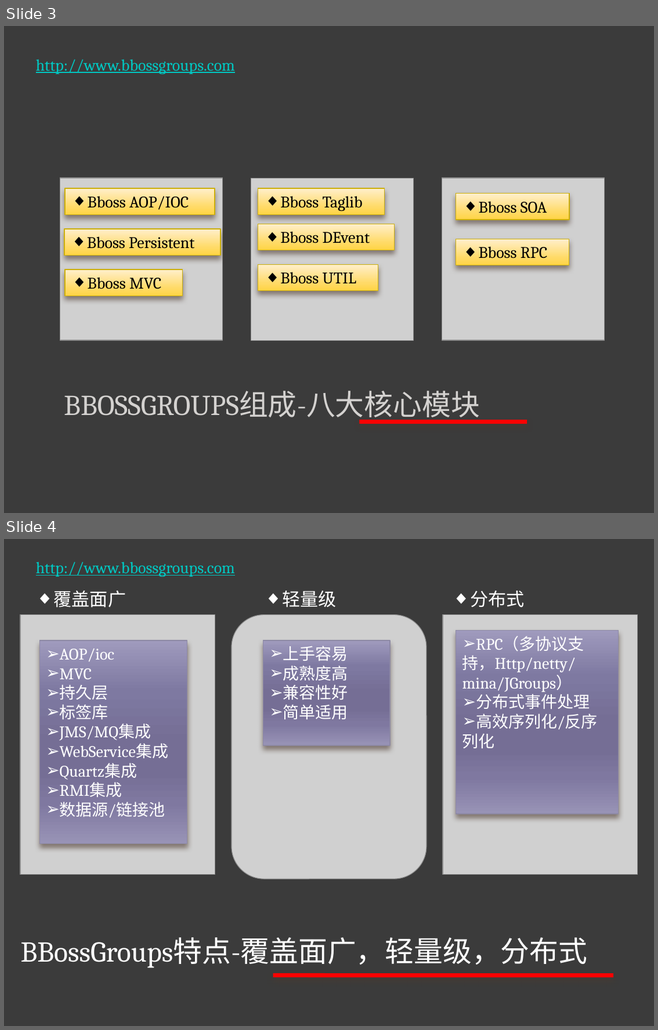
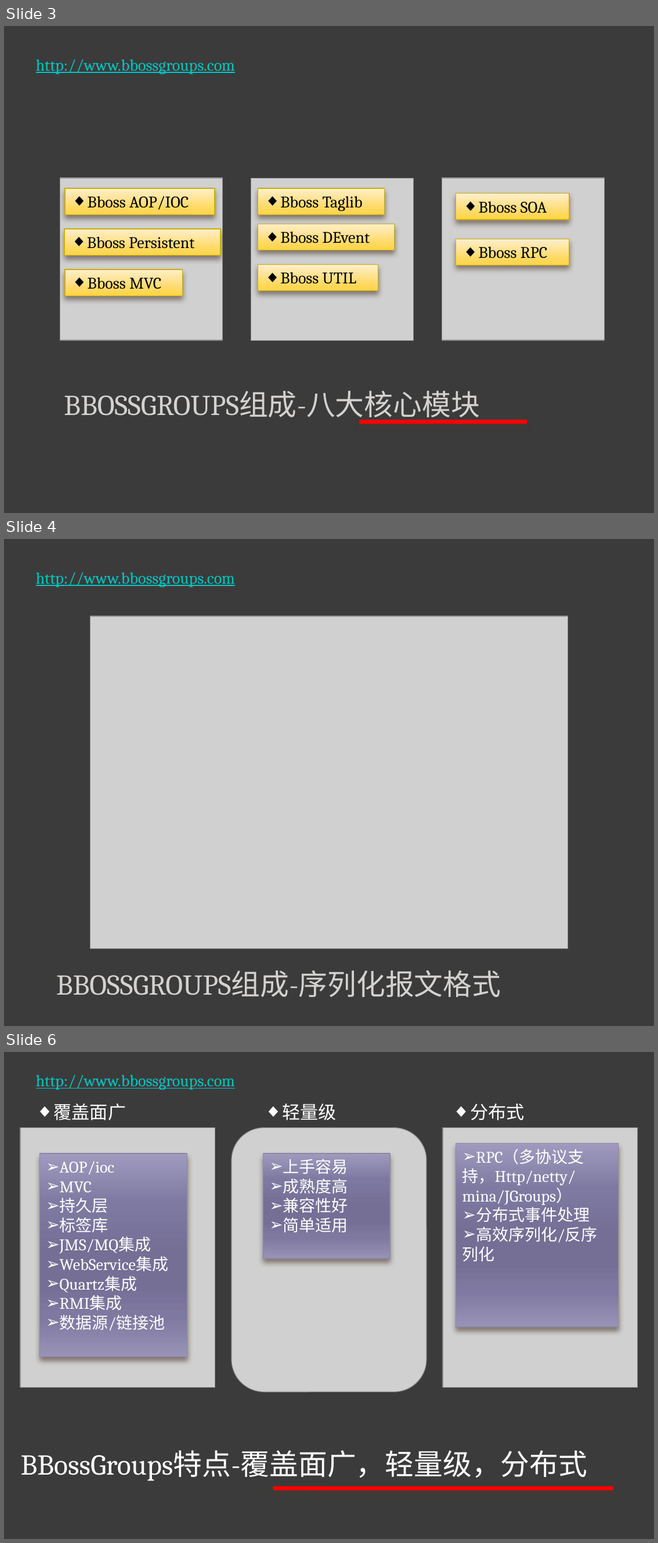
Before and after one commit to bbossgroups/bboss, a slide deck: 文档/Bbossgroups演示文档.pptx. Shown one above the other, each under a label of ours: slides 3 and 4 before the commit, slides 3, 4 and 6 after it; the slides between them are not shown. The pictures are 658x1030 and 658x1543 pixels, drawn with LibreOffice and Linux fonts; fonts in the diff are those of the drawing; grey boxes stand for pictures. Boxes give left, top, right and bottom in pixels: in the first picture for what was removed or moved away, otherwise in the second. Text is boxed around its words. In the diff, an @@ line names an element or a change of style, - is before the commit and + after.

```diff
--- a/文档/Bbossgroups演示文档.pptx
+++ b/文档/Bbossgroups演示文档.pptx
@@ slide 4 added at [4, 539, 654, 1026], background #3B3B3B @@
@@ text added at [36, 572, 235, 587], 18 pt, text #00C8C3, underline @@
+http://www.bbossgroups.com
@@ picture added at [90, 616, 567, 949] @@
@@ line added from (360, 935) to (562, 935), #FF0000 4.5 pt @@
@@ title added at [56, 971, 500, 997], 32 pt, text #D4D2D0 @@
+BBOSSGROUPS组成-序列化报文格式
@@ what was slide 4 is now slide 6 @@
```
Also in this commit, not shown: 1 slide changed, 1 other slide added, 22 other files.
